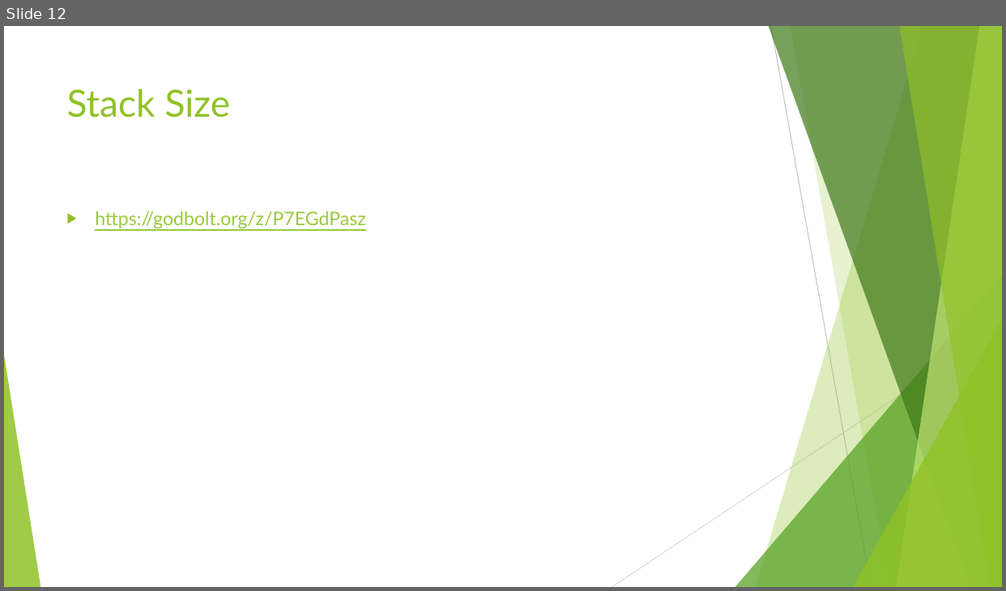
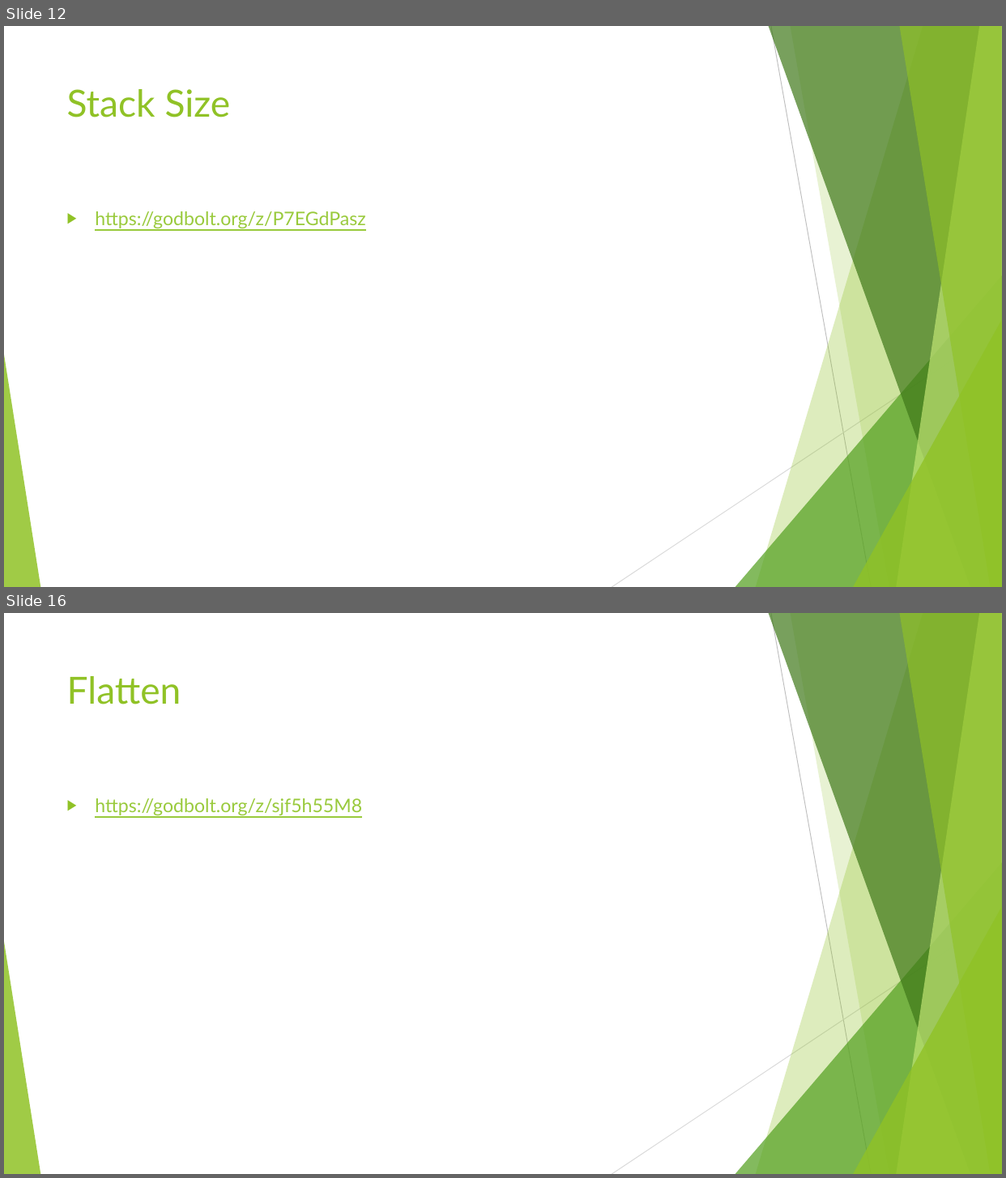
Before and after one commit to jbandela/cpp-from-the-sky-down, a slide deck: Presentations/SPL - Presentation.pptx. Shown one above the other, each under a label of ours: slide 12 before the commit, slides 12 and 16 after it; the slides between them are not shown. The pictures are 1006x591 and 1006x1178 pixels, drawn with LibreOffice and Linux fonts; fonts in the diff are those of the drawing. Boxes give left, top, right and bottom in pixels: in the first picture for what was removed or moved away, otherwise in the second. Text is boxed around its words. In the diff, an @@ line names an element or a change of style, - is before the commit and + after.

```diff
--- a/Presentations/SPL - Presentation.pptx
+++ b/Presentations/SPL - Presentation.pptx
@@ slide 16 added at [4,613,1002,1174], background #FFFFFF; not listed: 10 template elements that a slide beside it also shows @@
@@ title added at [67,676,181,705], 36 pt, text #90C226 @@
+Flatten
@@ text added at [95,798,362,815], 18 pt, text #99CA3C, underline @@
+▶ https://godbolt.org/z/sjf5h55M8
```
Also in this commit, not shown: 4 other slides added.
